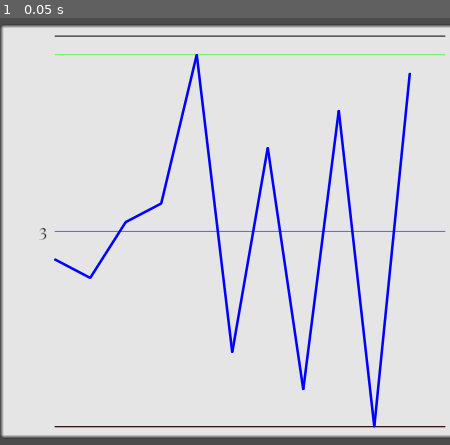
Above: before the commit, frame 1.
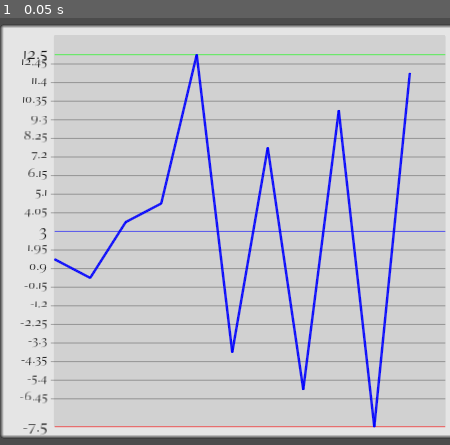
Above: after the commit, the same moment.

Repository: AndreMoukarzel/Grana-Preta
Game: Godot game, scene res://IndexDisplay.tscn
Two runs of this game, one before a commit and one after it. Both use one fixed random seed, a clock stepped at 60 frames per second and the inputs below. This scene is started directly instead of the project's main scene.
Inputs:
- Up to frame 1 (0.05 s): no input

The runs differ from the first frame. In frame 1, 9.8% of the frame differs, in the area x 4-100%, y 3-98%.

Commit message:
Add display for intermidiate values

Diff:
--- a/IndexDisplay.gd
+++ b/IndexDisplay.gd
@@ -1,6 +1,7 @@
 extends Control
 
 var current_graph = null
+var lines = []
 
 class LineGraph:
 	var values = [0.0] # Values to be plotted in the graph
@@ -14,7 +15,7 @@
 	var value_offset = 0 # distance the points will be moved to fit centrally in the graph
 
 	func _init(values, pos, central_val = null, val_range = null, size = Vector2(500, 500), \
-	           color = Color(0, 0, 1), line_width = 1.0):
+	           color = Color(0, 0, 1, .8), line_width = 1.0):
 		self.values = values
 		self.pos    = pos
 
@@ -91,7 +92,7 @@
 
 func _ready():
 	set_process(false)
-	set_current_graph("LineGraph", [0, -1, 2, 3, 11,-5, 6, -7, 8, -9, 10],\
+	lines = set_current_graph("LineGraph", [0.0, -1.0, 2.0, 3.0, 11.0, -5.0, 6.0, -7.0, 8.0, -9.0, 10.0],\
 	                  [Vector2(0, 300), 3.0])
 
 func _process(delta):
@@ -100,19 +101,62 @@
 func _draw():
 	if current_graph:
 		var points  = current_graph.graph_points()
-		var top     = current_graph.get_top_line_points()
+		#var top     = current_graph.get_top_line_points()
 		var maximum = current_graph.get_max_line_points()
 		var central = current_graph.get_central_line_points()
 		var minimum = current_graph.get_min_line_points()
-		var bot     = current_graph.get_bottom_line_points()
+		#var bot     = current_graph.get_bottom_line_points()
 
-		draw_line(top[0], top[1], Color(0, 0, 0))
+		#draw_line(top[0], top[1], Color(0, 0, 0))
 		draw_line(maximum[0], maximum[1], Color(0, 1, 0, .6))
 		draw_line(central[0], central[1], Color(0, 0, 1, .6))
 		draw_line(minimum[0], minimum[1], Color(1, 0, 0, .6))
-		draw_line(bot[0], bot[1], Color(0, 0, 0))
+		#draw_line(bot[0], bot[1], Color(0, 0, 0))
+
+		for line in lines:
+			draw_line(line[0], line[1], Color(0, 0, 0, 0.3))
+
 		for i in range(1, points.size()):
 			draw_line(points[i-1], points[i], current_graph.color, 2.0, true)
+
+
+func set_value_labels():
+	var point_diff = current_graph.size.y/(current_graph.values.max() - current_graph.values.min() + 1)
+	var val_diff   = stepify((current_graph.values.max() - current_graph.values.min() + 1)/20.0, 0.01)
+	var value_lines_points = []
+
+	for i in range(9):
+		var Lab = get_node("Values/" + str(i))
+		var pos = current_graph.get_central_line_points()[0] + Vector2(-30, (i + 1) * -point_diff)
+		var line_points = current_graph.get_central_line_points()
+		line_points[0] += Vector2(-5, (i + 1) * -point_diff)
+		line_points[1] += Vector2(0, (i + 1) * -point_diff)
+
+		value_lines_points.append(line_points)
+		#draw_line(line_points[0], line_points[1], Color(0, 0, 0, .6))
+		Lab.rect_position = pos - Lab.rect_size/2
+		Lab.text = str(current_graph.central_val + (i + 1) * val_diff)
+	for i in range(9, 18):
+		var Lab = get_node("Values/" + str(i))
+		var pos = current_graph.get_central_line_points()[0] + Vector2(-30, (i - 9 + 1) * point_diff)
+		var line_points = current_graph.get_central_line_points()
+		line_points[0] += Vector2(-5, (i - 9 + 1) * point_diff)
+		line_points[1] += Vector2(0, (i - 9 + 1) * point_diff)
+
+		value_lines_points.append(line_points)
+		#draw_line(line_points[0], line_points[1], Color(0, 0, 0, .6))
+		Lab.rect_position = pos - Lab.rect_size/2
+		Lab.text = str(current_graph.central_val - (i - 9 + 1) * val_diff)
+
+	$Max.rect_position = current_graph.get_max_line_points()[0] - $Max.rect_size/2 - Vector2(30, 0)
+	$Max.text = str(current_graph.values.max())
+	$Central.rect_position = current_graph.get_central_line_points()[0] - $Central.rect_size/2 - Vector2(30, 0)
+	$Central.text = str(current_graph.central_val)
+	$Min.rect_position = current_graph.get_min_line_points()[0] - $Min.rect_size/2 - Vector2(30, 0)
+	$Min.text = str(current_graph.values.min())
+
+	return value_lines_points
+
 
 func set_current_graph(graph_type, values, args):
 	var vals = values
@@ -124,5 +168,7 @@
 
 	$Background.rect_position = pos
 	$Background.rect_size = Vector2(current_graph.size.x + 140, current_graph.size.y + 30)
-	$Central.rect_position = current_graph.get_central_line_points()[0] - $Central.rect_size/2 - Vector2(30, 0)
-	$Central.text = str(current_graph.central_val)
+	$InternalBackground.rect_position = Vector2(pos.x + 69, pos.y + 14)
+	$InternalBackground.rect_size = current_graph.size + Vector2(1, 1)
+
+	return set_value_labels()
--- a/IndexDisplay.tscn
+++ b/IndexDisplay.tscn
@@ -16,12 +16,27 @@
 corner_radius_bottom_right = 5
 corner_radius_bottom_left = 5
 
+[sub_resource type="StyleBoxFlat" id=3]
+bg_color = Color( 0.823529, 0.823529, 0.823529, 1 )
+border_color = Color( 0.235294, 0.235294, 0.235294, 1 )
+border_blend = true
+corner_radius_top_left = 2
+corner_radius_top_right = 2
+corner_radius_bottom_right = 2
+corner_radius_bottom_left = 2
+
 [sub_resource type="DynamicFont" id=2]
 size = 25
 use_mipmaps = true
 use_filter = true
 font_data = ExtResource( 2 )
 
+[sub_resource type="DynamicFont" id=4]
+size = 20
+use_mipmaps = true
+use_filter = true
+font_data = ExtResource( 2 )
+
 [node name="IndexDisplay" type="Control"]
 anchor_right = 1.0
 anchor_bottom = 1.0
@@ -33,10 +48,181 @@
 margin_bottom = 40.0
 custom_styles/panel = SubResource( 1 )
 
-[node name="Central" type="Label" parent="."]
+[node name="InternalBackground" type="Panel" parent="."]
+show_behind_parent = true
+margin_right = 40.0
+margin_bottom = 40.0
+custom_styles/panel = SubResource( 3 )
+
+[node name="Max" type="Label" parent="."]
 margin_right = 40.0
 margin_bottom = 14.0
 custom_fonts/font = SubResource( 2 )
 custom_colors/font_color = Color( 0, 0, 0, 1 )
 text = "100.1"
 align = 2
+
+[node name="Central" type="Label" parent="."]
+margin_right = 40.0
+margin_bottom = 14.0
+custom_fonts/font = SubResource( 2 )
+custom_colors/font_color = Color( 0, 0, 0, 1 )
+text = "100.1"
+align = 2
+
+[node name="Min" type="Label" parent="."]
+margin_right = 40.0
+margin_bottom = 14.0
+custom_fonts/font = SubResource( 2 )
+custom_colors/font_color = Color( 0, 0, 0, 1 )
+text = "100.1"
+align = 2
+
+[node name="Values" type="Control" parent="."]
+editor/display_folded = true
+margin_right = 40.0
+margin_bottom = 40.0
+
+[node name="0" type="Label" parent="Values"]
+margin_right = 40.0
+margin_bottom = 27.0
+custom_fonts/font = SubResource( 4 )
+custom_colors/font_color = Color( 0, 0, 0, 1 )
+text = "100.1"
+align = 2
+
+[node name="1" type="Label" parent="Values"]
+margin_right = 40.0
+margin_bottom = 27.0
+custom_fonts/font = SubResource( 4 )
+custom_colors/font_color = Color( 0, 0, 0, 1 )
+text = "100.1"
+align = 2
+
+[node name="2" type="Label" parent="Values"]
+margin_right = 40.0
+margin_bottom = 27.0
+custom_fonts/font = SubResource( 4 )
+custom_colors/font_color = Color( 0, 0, 0, 1 )
+text = "100.1"
+align = 2
+
+[node name="3" type="Label" parent="Values"]
+margin_right = 40.0
+margin_bottom = 27.0
+custom_fonts/font = SubResource( 4 )
+custom_colors/font_color = Color( 0, 0, 0, 1 )
+text = "100.1"
+align = 2
+
+[node name="4" type="Label" parent="Values"]
+margin_right = 40.0
+margin_bottom = 27.0
+custom_fonts/font = SubResource( 4 )
+custom_colors/font_color = Color( 0, 0, 0, 1 )
+text = "100.1"
+align = 2
+
+[node name="5" type="Label" parent="Values"]
+margin_right = 40.0
+margin_bottom = 27.0
+custom_fonts/font = SubResource( 4 )
+custom_colors/font_color = Color( 0, 0, 0, 1 )
+text = "100.1"
+align = 2
+
+[node name="6" type="Label" parent="Values"]
+margin_right = 40.0
+margin_bottom = 27.0
+custom_fonts/font = SubResource( 4 )
+custom_colors/font_color = Color( 0, 0, 0, 1 )
+text = "100.1"
+align = 2
+
+[node name="7" type="Label" parent="Values"]
+margin_right = 40.0
+margin_bottom = 27.0
+custom_fonts/font = SubResource( 4 )
+custom_colors/font_color = Color( 0, 0, 0, 1 )
+text = "100.1"
+align = 2
+
+[node name="8" type="Label" parent="Values"]
+margin_right = 40.0
+margin_bottom = 27.0
+custom_fonts/font = SubResource( 4 )
+custom_colors/font_color = Color( 0, 0, 0, 1 )
+text = "100.1"
+align = 2
+
+[node name="9" type="Label" parent="Values"]
+margin_right = 40.0
+margin_bottom = 27.0
+custom_fonts/font = SubResource( 4 )
+custom_colors/font_color = Color( 0, 0, 0, 1 )
+text = "100.1"
+align = 2
+
+[node name="10" type="Label" parent="Values"]
+margin_right = 40.0
+margin_bottom = 27.0
+custom_fonts/font = SubResource( 4 )
+custom_colors/font_color = Color( 0, 0, 0, 1 )
+text = "100.1"
+align = 2
+
+[node name="11" type="Label" parent="Values"]
+margin_right = 40.0
+margin_bottom = 27.0
+custom_fonts/font = SubResource( 4 )
+custom_colors/font_color = Color( 0, 0, 0, 1 )
+text = "100.1"
+align = 2
+
+[node name="12" type="Label" parent="Values"]
+margin_right = 40.0
+margin_bottom = 27.0
+custom_fonts/font = SubResource( 4 )
+custom_colors/font_color = Color( 0, 0, 0, 1 )
+text = "100.1"
+align = 2
+
+[node name="13" type="Label" parent="Values"]
+margin_right = 40.0
+margin_bottom = 27.0
+custom_fonts/font = SubResource( 4 )
+custom_colors/font_color = Color( 0, 0, 0, 1 )
+text = "100.1"
+align = 2
+
+[node name="14" type="Label" parent="Values"]
+margin_right = 40.0
+margin_bottom = 27.0
+custom_fonts/font = SubResource( 4 )
+custom_colors/font_color = Color( 0, 0, 0, 1 )
+text = "100.1"
+align = 2
+
+[node name="15" type="Label" parent="Values"]
+margin_right = 40.0
+margin_bottom = 27.0
+custom_fonts/font = SubResource( 4 )
+custom_colors/font_color = Color( 0, 0, 0, 1 )
+text = "100.1"
+align = 2
+
+[node name="16" type="Label" parent="Values"]
+margin_right = 40.0
+margin_bottom = 27.0
+custom_fonts/font = SubResource( 4 )
+custom_colors/font_color = Color( 0, 0, 0, 1 )
+text = "100.1"
+align = 2
+
+[node name="17" type="Label" parent="Values"]
+margin_right = 40.0
+margin_bottom = 27.0
+custom_fonts/font = SubResource( 4 )
+custom_colors/font_color = Color( 0, 0, 0, 1 )
+text = "100.1"
+align = 2
Not shown: 1 places in IndexDisplay.tscn that only renumber resources
